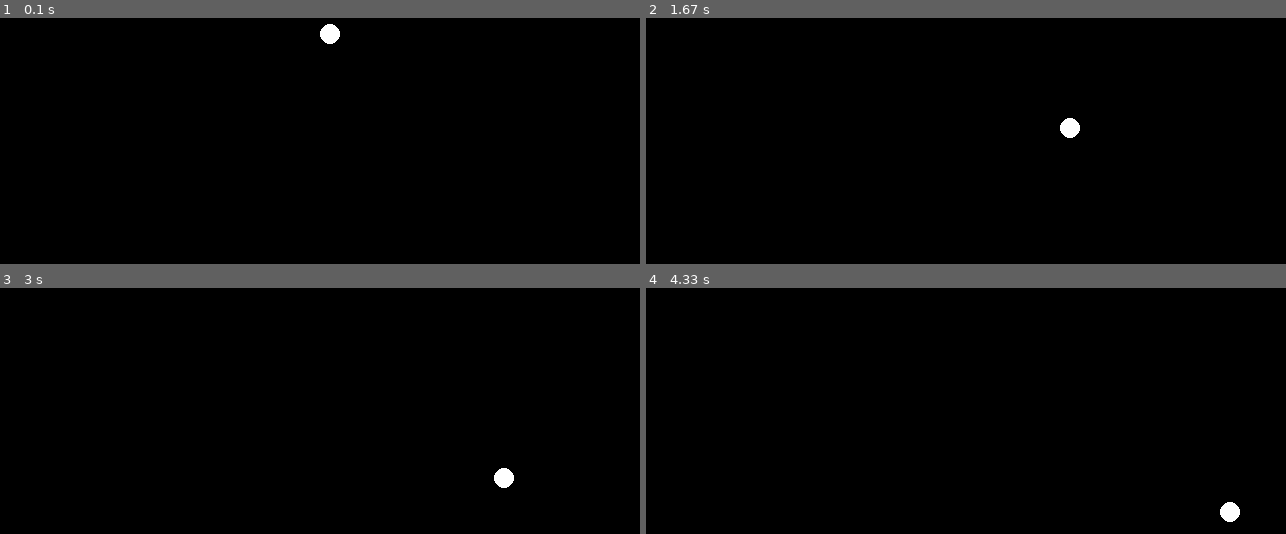
Above: before the commit, frames 1-4 (two rows, left to right).
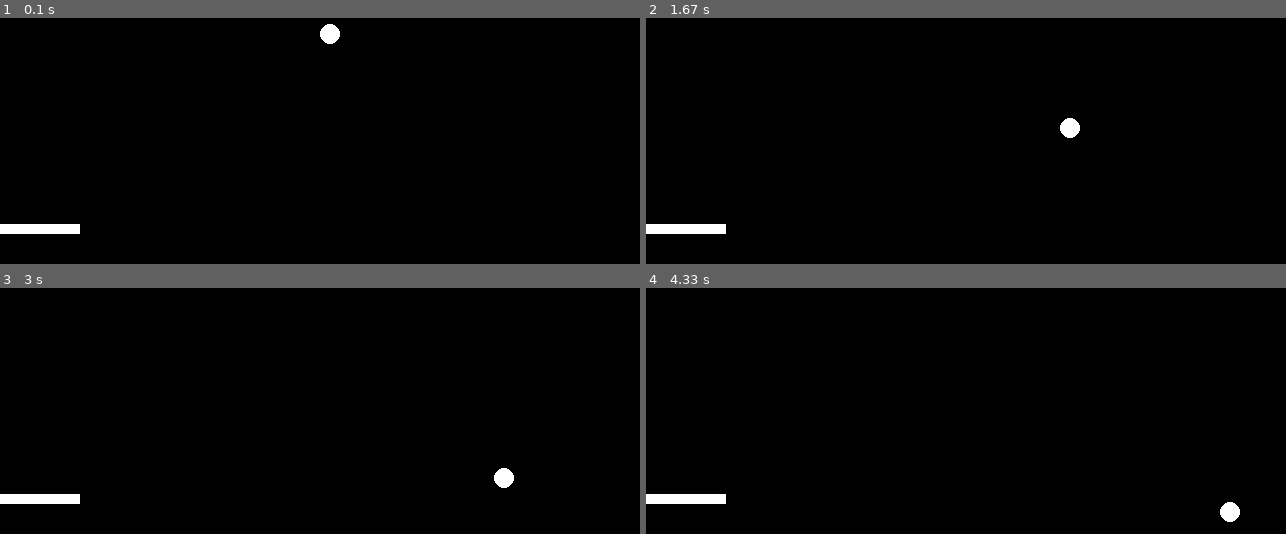
Above: after the commit, the same moments.

Repository: jinsoohyun/HomeWork
Game: pygame game, started from lab1/embedded_pyGame/Crash_Of_Block.py
The game is run twice, just before and just after one commit, with the same random seed, the same clock (stepped at 60 frames per second) and the same inputs.
Inputs:
- Up to frame 1 (0.1 s): no input
- Up to frame 2 (1.67 s): no input
- Up to frame 3 (3 s): no input
- Up to frame 4 (4.33 s): no input

The runs differ from the first frame. In frame 1, 0.5% of the frame differs, in the area x 0-13%, y 83-88%; in frame 2, 0.5%; in frame 3, 0.5%; in frame 4, 0.5%.

Commit message:
draw bar

Diff:
--- a/lab1/embedded_pyGame/Crash_Of_Block.py
+++ b/lab1/embedded_pyGame/Crash_Of_Block.py
@@ -2,6 +2,7 @@
 # draw ball
 # draw ball & moving it
 # bounce ball
+# draw bar
 
 import pygame, sys
 from pygame.locals import *
@@ -20,9 +21,17 @@
 dx = 1
 dy = 1
 
+px = 0
+py = 440
+p_width = 80
+p_height = 10
+
 pygame.init()
 screen = pygame.display.set_mode((width, height))
 pygame.display.set_caption('Crash_Of_Block')
+
+def drawbar(x, y):
+    pygame.draw.rect(screen, WHITE, (px, py, p_width, p_height))
 
 def drawball(x, y, r):
     pygame.draw.circle(screen, WHITE, (int(x), int(y)), r, 0)
@@ -43,4 +52,5 @@
 
 
     drawball(bx, by, radius)
+    drawbar(px, py)
     pygame.display.update()
